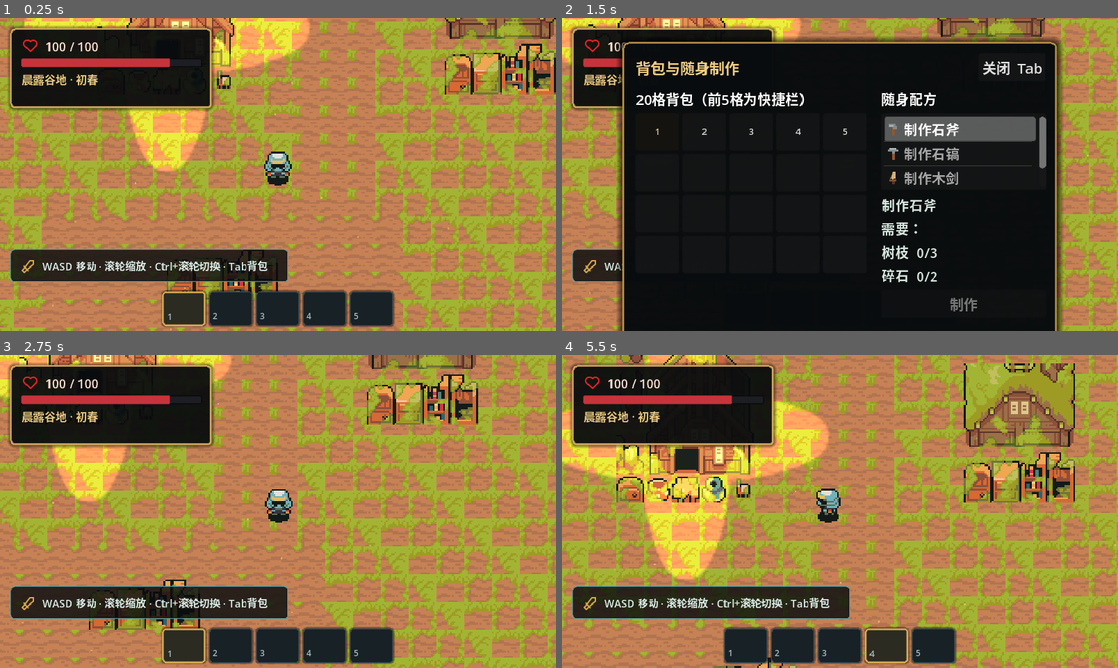
Above: before the commit, frames 1-4 (two rows, left to right).
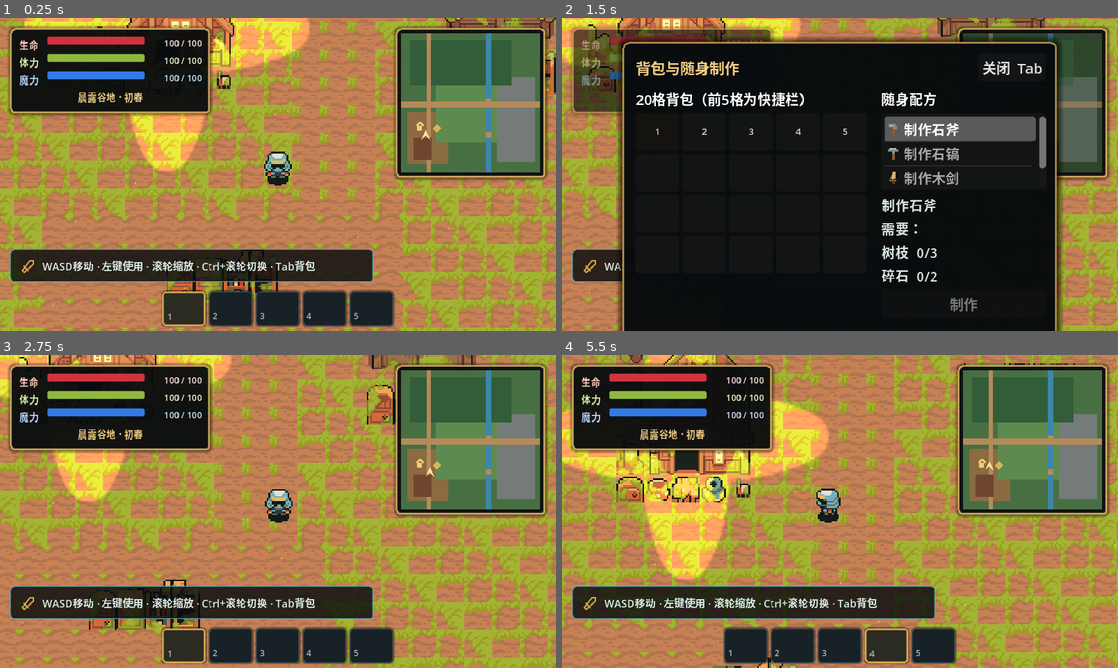
Above: after the commit, the same moments.

Repository: smple15981/mygames
Game: Godot game, scene res://scenes/bootstrap/main.tscn
Same seed, same stepped clock (60 frames per second), same inputs: the game is played once before the commit and once after it.
Inputs (mouse positions are in pixels of both pictures, inside the frame that each line leads up to):
- Up to frame 1 (0.25 s): no input
- Up to frame 2 (1.5 s): tap Enter at 0.5 s; move the mouse to (962, 158) at 0.52 s; press the mouse at (962, 158) at 0.53 s; hold D (move_right) 0.53-1.28 s; move the mouse to (728, 190) at 1.27 s; release the mouse at (728, 190) at 1.28 s; hold S (move_down) from 1.28 s (still down); tap Tab at 1.35 s
- Up to frame 3 (2.75 s): release S (move_down) at 2 s; click "关闭 Tab" at 2 s
- Up to frame 4 (5.5 s): tap Space at 2.75 s; move the mouse to (895, 442) at 2.77 s; hold D (move_right) 2.78-3.53 s; tap 1 at 2.85 s; move the mouse to (812, 574) at 3.52 s; hold W (move_up) 3.53-4.28 s; tap 2 at 3.6 s; click (812, 574) at 3.67 s; move the mouse to (1006, 558) at 4.27 s; hold A (move_left) from 4.28 s (still down); tap 3 at 4.35 s; move the mouse to (673, 464) at 5.02 s; tap 4 at 5.1 s

The runs differ from the first frame. In frame 1, 20% of the frame differs, in the area x 1-99%, y 2-85%; in frame 2, 9.1%; in frame 3, 20%; in frame 4, 20%.
Error before the commit: Attempt to call function 'bind' in base 'null instance' on a null instance. (res://scripts/world/prototype_world.gd:41)

Commit message:
feat: replace legacy status panel with stats HUD and minimap

Diff:
--- a/scenes/world/prototype_world.tscn
+++ b/scenes/world/prototype_world.tscn
@@ -1,11 +1,10 @@
-[gd_scene load_steps=19 format=3]
+[gd_scene load_steps=17 format=3]
 
 [ext_resource type="Script" path="res://scripts/world/prototype_world.gd" id="1_world_script"]
 [ext_resource type="PackedScene" path="res://scenes/player/player.tscn" id="2_player"]
 [ext_resource type="Script" path="res://scripts/world/water_surface.gd" id="3_water"]
 [ext_resource type="Script" path="res://scripts/world/floating_motes.gd" id="4_motes"]
 [ext_resource type="Texture2D" path="res://assets/third_party/kenney/starter-kit-3d-platformer/particle.png" id="5_particle"]
-[ext_resource type="Texture2D" path="res://assets/third_party/tabler/tabler-icons/heart.svg" id="6_heart"]
 [ext_resource type="Texture2D" path="res://assets/third_party/tabler/tabler-icons/sword.svg" id="7_sword"]
 [ext_resource type="PackedScene" path="res://scenes/ui/hotbar_ui.tscn" id="8_hotbar"]
 [ext_resource type="PackedScene" path="res://scenes/ui/inventory_ui.tscn" id="9_inventory"]
@@ -14,20 +13,8 @@
 [ext_resource type="Script" path="res://scripts/world/world_collision_registry.gd" id="12_registry"]
 [ext_resource type="Script" path="res://scripts/core/pause_coordinator.gd" id="13_pause"]
 [ext_resource type="Script" path="res://scripts/input/game_input_router.gd" id="14_input"]
-
-[sub_resource type="StyleBoxFlat" id="Style_status"]
-bg_color = Color(0.035, 0.047, 0.055, 0.9)
-border_width_left = 2
-border_width_top = 2
-border_width_right = 2
-border_width_bottom = 2
-border_color = Color(0.82, 0.66, 0.38, 1)
-corner_radius_top_left = 5
-corner_radius_top_right = 5
-corner_radius_bottom_right = 5
-corner_radius_bottom_left = 5
-shadow_color = Color(0, 0, 0, 0.45)
-shadow_size = 4
+[ext_resource type="PackedScene" path="res://scenes/ui/stats_hud.tscn" id="15_stats"]
+[ext_resource type="PackedScene" path="res://scenes/ui/minimap.tscn" id="16_minimap"]
 
 [sub_resource type="StyleBoxFlat" id="Style_hint"]
 bg_color = Color(0.035, 0.047, 0.055, 0.82)
@@ -40,25 +27,6 @@
 corner_radius_top_right = 4
 corner_radius_bottom_right = 4
 corner_radius_bottom_left = 4
-
-[sub_resource type="StyleBoxFlat" id="Style_bar_background"]
-bg_color = Color(0.11, 0.12, 0.14, 1)
-border_width_left = 1
-border_width_top = 1
-border_width_right = 1
-border_width_bottom = 1
-border_color = Color(0.02, 0.025, 0.03, 1)
-corner_radius_top_left = 2
-corner_radius_top_right = 2
-corner_radius_bottom_right = 2
-corner_radius_bottom_left = 2
-
-[sub_resource type="StyleBoxFlat" id="Style_bar_fill"]
-bg_color = Color(0.78, 0.2, 0.23, 1)
-corner_radius_top_left = 2
-corner_radius_top_right = 2
-corner_radius_bottom_right = 2
-corner_radius_bottom_left = 2
 
 [node name="PrototypeWorld" type="Node2D"]
 script = ExtResource("1_world_script")
@@ -81,6 +49,11 @@
 
 [node name="GameInputRouter" type="Node" parent="."]
 script = ExtResource("14_input")
+
+[node name="HintTimer" type="Timer" parent="."]
+wait_time = 6.0
+one_shot = true
+autostart = true
 
 [node name="Ground" type="TileMapLayer" parent="."]
 
@@ -129,54 +102,14 @@
 [node name="HUD" type="CanvasLayer" parent="."]
 layer = 10
 
-[node name="StatusPanel" type="PanelContainer" parent="HUD"]
-offset_left = 12.0
-offset_top = 12.0
-offset_right = 244.0
-offset_bottom = 104.0
-theme_override_styles/panel = SubResource("Style_status")
+[node name="StatsHUD" parent="HUD" instance=ExtResource("15_stats")]
 
-[node name="Margin" type="MarginContainer" parent="HUD/StatusPanel"]
-theme_override_constants/margin_left = 10
-theme_override_constants/margin_top = 8
-theme_override_constants/margin_right = 10
-theme_override_constants/margin_bottom = 8
-
-[node name="Column" type="VBoxContainer" parent="HUD/StatusPanel/Margin"]
-theme_override_constants/separation = 4
-
-[node name="HealthRow" type="HBoxContainer" parent="HUD/StatusPanel/Margin/Column"]
-theme_override_constants/separation = 7
-
-[node name="Heart" type="TextureRect" parent="HUD/StatusPanel/Margin/Column/HealthRow"]
-custom_minimum_size = Vector2(20, 20)
-texture = ExtResource("6_heart")
-modulate = Color(0.96, 0.32, 0.35, 1)
-expand_mode = 1
-stretch_mode = 5
-
-[node name="HealthText" type="Label" parent="HUD/StatusPanel/Margin/Column/HealthRow"]
-theme_override_colors/font_color = Color(1, 0.88, 0.82, 1)
-theme_override_font_sizes/font_size = 14
-text = "100 / 100"
-vertical_alignment = 1
-
-[node name="HealthBar" type="ProgressBar" parent="HUD/StatusPanel/Margin/Column"]
-custom_minimum_size = Vector2(205, 10)
-value = 82.0
-show_percentage = false
-theme_override_styles/background = SubResource("Style_bar_background")
-theme_override_styles/fill = SubResource("Style_bar_fill")
-
-[node name="AreaName" type="Label" parent="HUD/StatusPanel/Margin/Column"]
-theme_override_colors/font_color = Color(0.91, 0.78, 0.5, 1)
-theme_override_font_sizes/font_size = 13
-text = "晨露谷地 · 初春"
+[node name="MiniMapFrame" parent="HUD" instance=ExtResource("16_minimap")]
 
 [node name="HintPanel" type="PanelContainer" parent="HUD"]
 offset_left = 12.0
 offset_top = 266.0
-offset_right = 332.0
+offset_right = 430.0
 offset_bottom = 304.0
 theme_override_styles/panel = SubResource("Style_hint")
 
@@ -199,7 +132,7 @@
 [node name="Controls" type="Label" parent="HUD/HintPanel/Margin/Row"]
 theme_override_colors/font_color = Color(0.86, 0.93, 0.91, 1)
 theme_override_font_sizes/font_size = 12
-text = "WASD 移动 · 滚轮缩放 · Ctrl+滚轮切换 · Tab背包"
+text = "WASD移动 · 左键使用 · 滚轮缩放 · Ctrl+滚轮切换 · Tab背包"
 vertical_alignment = 1
 
 [node name="HotbarUI" parent="HUD" instance=ExtResource("8_hotbar")]
